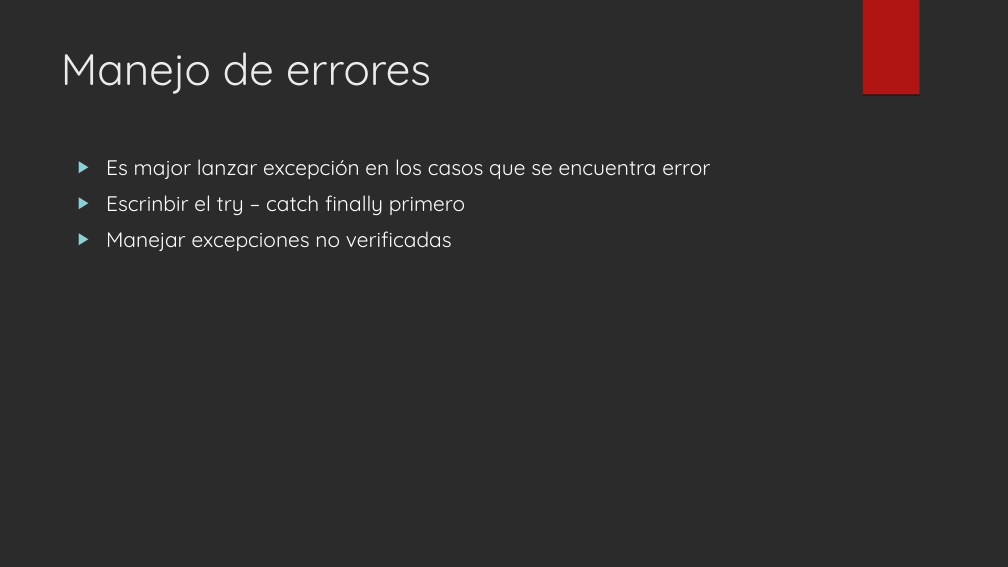
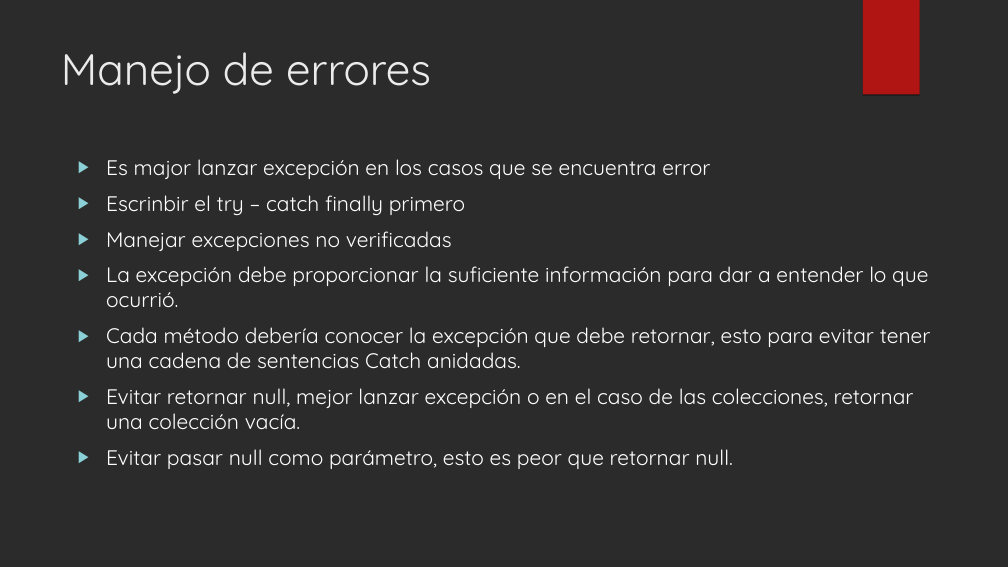
Before and after one commit to josevicenteayala/CleanCode, a slide deck: slide 8 of CleanCodeProject/data/CleanCode.ppt. Drawn at 1008x567 pixels with LibreOffice and Linux fonts; fonts in the diff are those of the drawing; background and template pictures are left out; a plain dark background stands for a picture behind light text. Boxes give left, top, right and bottom in pixels: in the first picture for what was removed or moved away, otherwise in the second. Text is boxed around its words. In the diff, an @@ line names an element or a change of style, - is before the commit and + after.

```diff
--- a/CleanCodeProject/data/CleanCode.ppt
+++ b/CleanCodeProject/data/CleanCode.ppt
@@ text at [106,266,931,469]: paragraphs added @@
+▶ La excepción debe proporcionar la suficiente información para dar a entender lo que ocurrió.
+▶ Cada método debería conocer la excepción que debe retornar, esto para evitar tener una cadena de sentencias Catch anidadas.
+▶ Evitar retornar null, mejor lanzar excepción o en el caso de las colecciones, retornar una colección vacía.
+▶ Evitar pasar null como parámetro, esto es peor que retornar null.
```
Also in this commit, not shown: 1 slide added.
